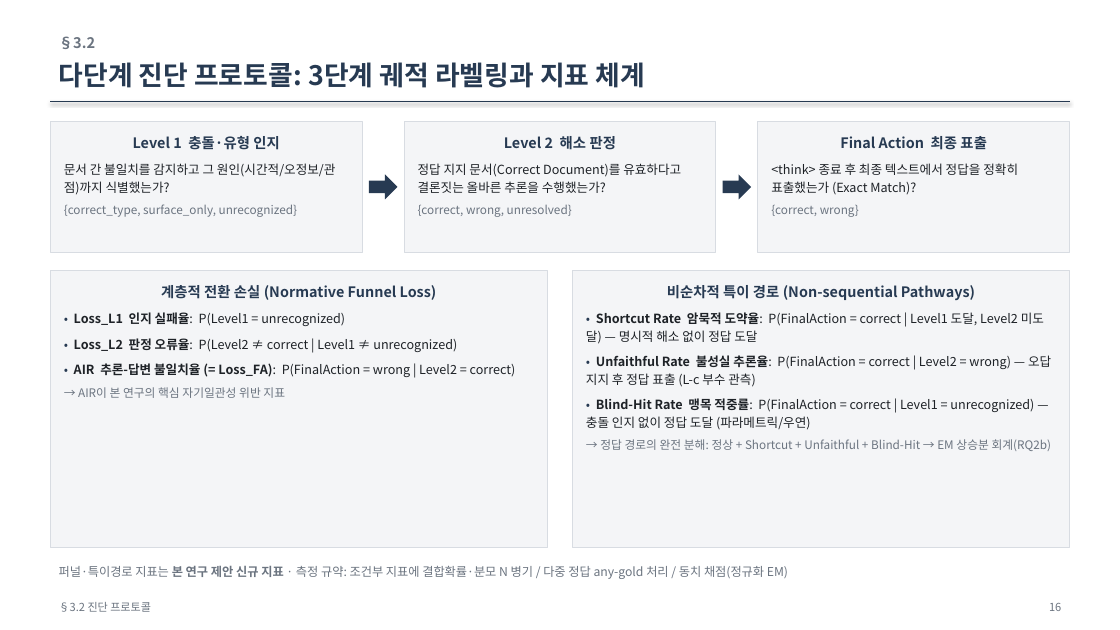
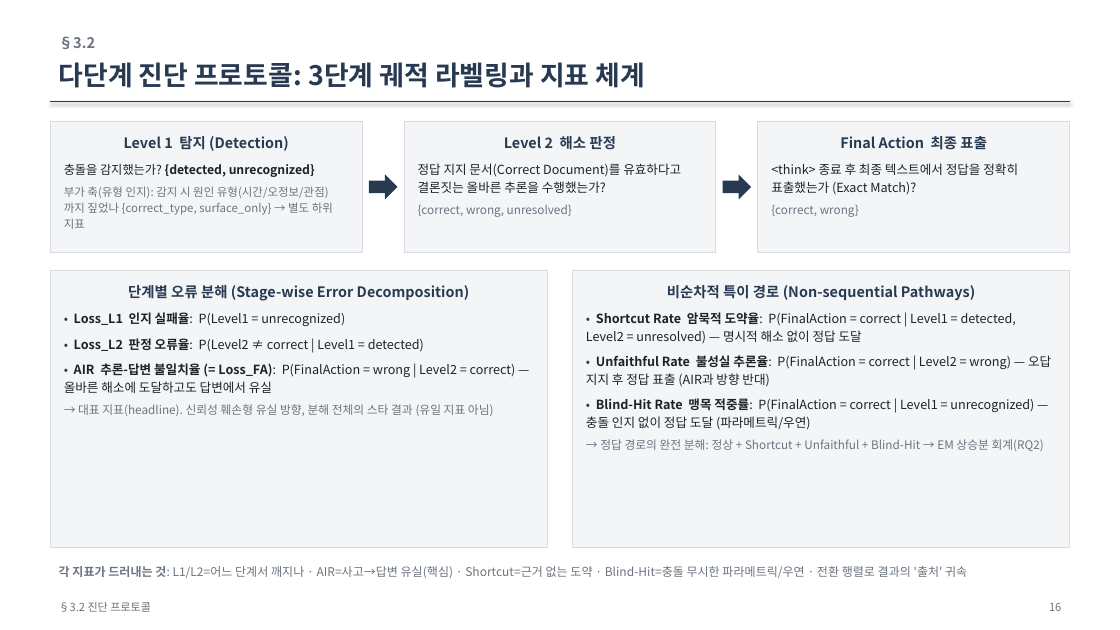
Before and after one commit to jin-ryu/temporal-conflict-qa, a slide deck: slide 16 of docs/ThinkConflict_연구보고.pptx. Drawn at 1120x630 pixels with LibreOffice and Linux fonts; fonts in the diff are those of the drawing. Boxes give left, top, right and bottom in pixels: in the first picture for what was removed or moved away, otherwise in the second. Text is boxed around its words. In the diff, an @@ line names an element or a change of style, - is before the commit and + after.

Commit message:
docs: ThinkConflict 계획서 대개편 — 진단 프레임워크를 1차 기여로 전면화(기여 목록·한줄요약 신설), 실험 재구성(귀속통제 통합·인과개입 truncation+resampling 한정, AIR-Gate/steering/attention/로드맵 제거), 지표·라벨타당성·측정규약 표준화, 실험결과 섹션 신설·References 스타일화·RQ/헤딩 순번 통일 + PPT 동기화

```diff
--- a/docs/ThinkConflict_연구보고.pptx
+++ b/docs/ThinkConflict_연구보고.pptx
@@ text in rectangle at bbox=[64, 136, 333, 229]: text changed; size 10.1 to 9.8 pt @@
-Level 1 충돌·유형 인지
-문서 간 불일치를 감지하고 그 원인(시간적/오정보/관점)까지 식별했는가?
-{correct_type, surface_only, unrecognized}
+Level 1 탐지 (Detection)
+충돌을 감지했는가? {detected, unrecognized}
+부가 축(유형 인지): 감지 시 원인 유형(시간/오정보/관점)까지 짚었나 {correct_type, surface_only} → 별도 하위 지표
@@ text in rectangle at bbox=[128, 285, 470, 301]: text changed @@
-계층적 전환 손실 (Normative Funnel Loss)
+단계별 오류 분해 (Stage-wise Error Decomposition)
@@ text in rectangle at bbox=[586, 312, 1051, 387]: text changed @@
-• Shortcut Rate 암묵적 도약율: P(FinalAction = correct | Level1 도달, Level2 미도달) — 명시적 해소 없이 정답 도달
-• Unfaithful Rate 불성실 추론율: P(FinalAction = correct | Level2 = wrong) — 오답 지지 후 정답 표출 (L-c 부수 관측)
+• Shortcut Rate 암묵적 도약율: P(FinalAction = correct | Level1 = detected, Level2 = unresolved) — 명시적 해소 없이 정답 도달
+• Unfaithful Rate 불성실 추론율: P(FinalAction = correct | Level2 = wrong) — 오답 지지 후 정답 표출 (AIR과 방향 반대)
@@ text in rectangle at bbox=[64, 338, 516, 416]: text changed @@
-• Loss_L2 판정 오류율: P(Level2 ≠ correct | Level1 ≠ unrecognized)
-• AIR 추론-답변 불일치율 (= Loss_FA): P(FinalAction = wrong | Level2 = correct)
-→ AIR이 본 연구의 핵심 자기일관성 위반 지표
+• Loss_L2 판정 오류율: P(Level2 ≠ correct | Level1 = detected)
+• AIR 추론-답변 불일치율 (= Loss_FA): P(FinalAction = wrong | Level2 = correct) — 올바른 해소에 도달하고도 답변에서 유실
+→ 대표 지표(headline). 신뢰성 훼손형 유실 방향, 분해 전체의 스타 결과 (유일 지표 아님)
@@ text in rectangle at bbox=[600, 439, 1044, 451]: text changed @@
-→ 정답 경로의 완전 분해: 정상 + Shortcut + Unfaithful + Blind-Hit → EM 상승분 회계(RQ2b)
+→ 정답 경로의 완전 분해: 정상 + Shortcut + Unfaithful + Blind-Hit → EM 상승분 회계(RQ2)
@@ text at bbox=[59, 566, 967, 578]: text changed; size 10.5 to 10.3 pt @@
-퍼널·특이경로 지표는 본 연구 제안 신규 지표 · 측정 규약: 조건부 지표에 결합확률·분모 N 병기 / 다중 정답 any-gold 처리 / 동치 채점(정규화 EM)
+각 지표가 드러내는 것: L1/L2=어느 단계서 깨지나 · AIR=사고→답변 유실(핵심) · Shortcut=근거 없는 도약 · Blind-Hit=충돌 무시한 파라메트릭/우연 · 전환 행렬로 결과의 '출처' 귀속
```
Also in this commit, not shown: 17 other slides changed, 1 slide added, 2 slides removed, 2 other files.
